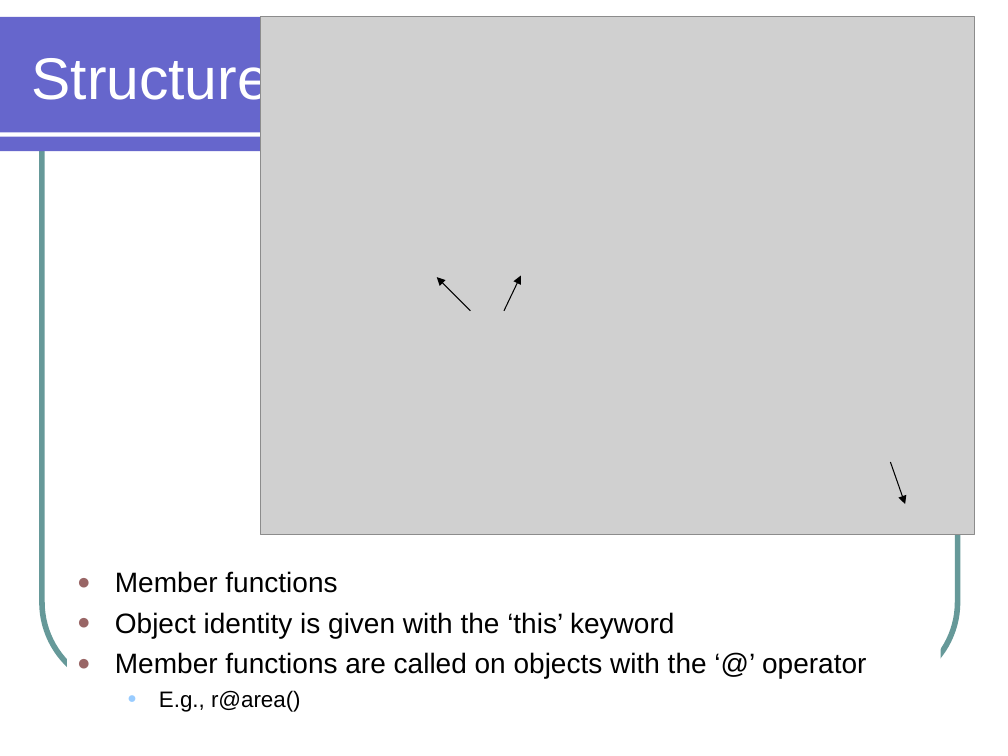
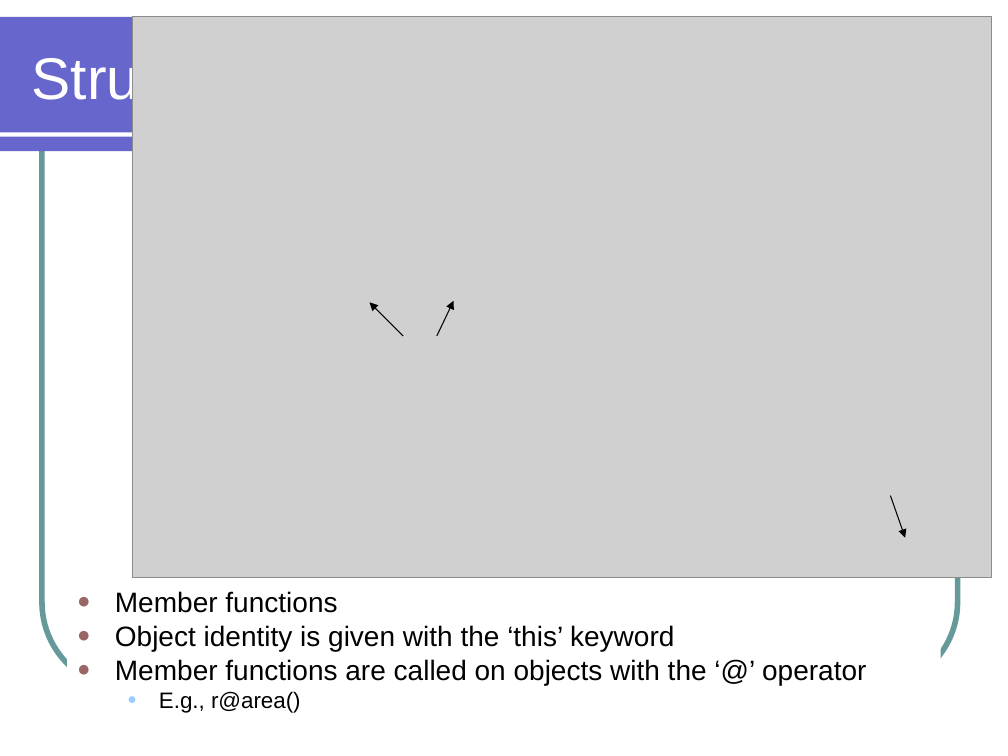
Before and after one commit to lutzhamel/CSC301, a slide deck: slide 7 of notes/csc301-ln002.ppt (slide 6 before the commit). Drawn at 1008x756 pixels with LibreOffice and Linux fonts; fonts in the diff are those of the drawing; grey boxes stand for pictures. Boxes give left, top, right and bottom in pixels: in the first picture for what was removed or moved away, otherwise in the second. Text is boxed around its words. In the diff, an @@ line names an element or a change of style, - is before the commit and + after.

```diff
--- a/notes/csc301-ln002.ppt
+++ b/notes/csc301-ln002.ppt
@@ picture: place and size @@
-picture at bbox=[260, 17, 974, 535]
+picture at bbox=[132, 17, 991, 579]
@@ arrow moved from (504, 310) - (521, 275) to (403, 336) - (370, 302) @@
@@ arrow moved from (471, 310) - (436, 277) to (436, 336) - (454, 300) @@
@@ arrow moved from (890, 462) - (905, 504) to (890, 496) - (905, 537) @@
@@ text "Member functions": place and size @@
-text "Member functions" at bbox=[115, 571, 866, 712]
+text "Member functions" at bbox=[115, 591, 866, 713]
@@ text "Member functions" at bbox=[115, 591, 866, 713]: line spacing 1 to 0.8 @@
```
Also in this commit, not shown: 7 other slides changed, 1 slide added, 3 other files.
